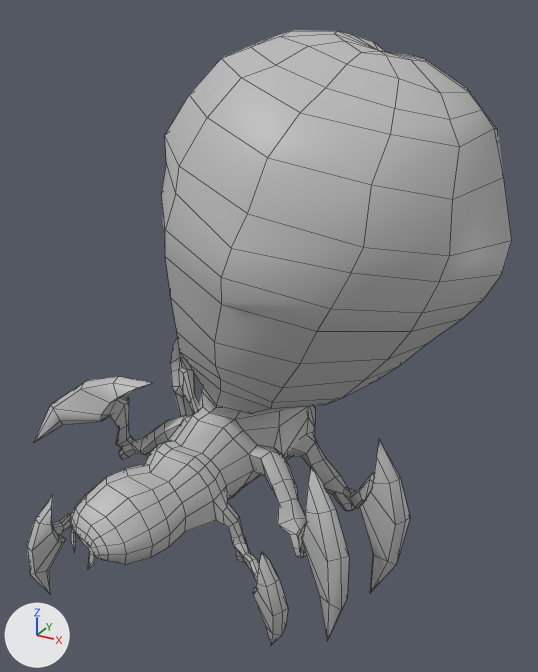
The FBX model BugSplat/Assets/Graphics/Animation/BoomerWalkAnim.fbx as it was, and as the next commit left it.
Before and after are seen from a 50 mm lens placed at (2.1, -3.57, 2.14), pointed at (0.13, 0.02, 0.35). Arrows for +X, +Y and +Z are at lower left; the lights stay in place. Mesh edges are drawn as thin lines. Where no turn or scale is listed for an object, it has been applied to the vertices.

Names of what the first picture shows: 'Boomer'.
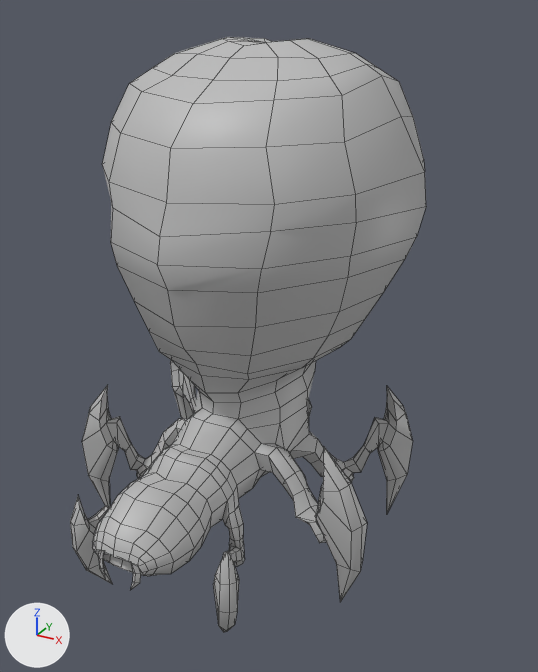
Pixel boxes [x1, y1, x2, y2] of what changed, in the pictures (538 x 672 px; the box of a moved part takes in the faces that stretch with it):
'Boomer', reshaped, moved (27% narrower)
    before: [26, 30, 512, 645]
    after: [70, 37, 426, 633]
part 1 of me_mesh, moved or reshaped
    before: [88, 545, 94, 569]
    after: [131, 563, 141, 589]
part 2 of me_mesh, moved or reshaped
    before: [71, 527, 76, 553]
    after: [98, 551, 105, 578]
part 3 of me_mesh, moved or reshaped
    before: [26, 30, 512, 645]
    after: [70, 37, 426, 633]

Edits to the bpy script that builds the scene:
```text
Change me_mesh:
    used by ob_boomer; location = (0.002, -0.015, -0.988)
    remove me_mesh.from_pydata(...)  # 1025 vertices, 1080 faces; spans x -1.31..1.4, y -1.33..1.47, z -0.04..3.02
    add me_mesh.from_pydata(...)  # 1025 vertices, 1080 faces; spans x -0.98..0.98, y -1.35..1.32, z -1.0..2.0
    me_mesh part 1: the loose piece of 13 vertices spanning x -0.21..-0.15, y -1.33..-1.29, z 0.46..0.63 is turned 24 degrees about the z axis through its middle, then moved by (0.29, -0.02, -0.99)
    me_mesh part 2: the loose piece of 13 vertices spanning x -0.4..-0.35, y -1.25..-1.21, z 0.46..0.63 is scaled about its middle by (1.1, 0.684, 0.998), then moved by (0.27, -0.1, -0.99)
    me_mesh part 3: 999 of 1025 vertices moved; they spanned x -1.31..1.4, y -1.32..1.47, z -0.04..3.02 and now span x -0.98..0.98, y -1.35..1.32, z -1.0..2.0; mean shift (-0.04, 0.03, -0.99); largest move (-1.31, -0.59, 0.51) -> (-0.85, -0.45, -1.0)
Change ob_boomer:
    ob_boomer.location: (0.002, -0.015, -0.988) -> (0.0, 0.0, 0.0)
```
